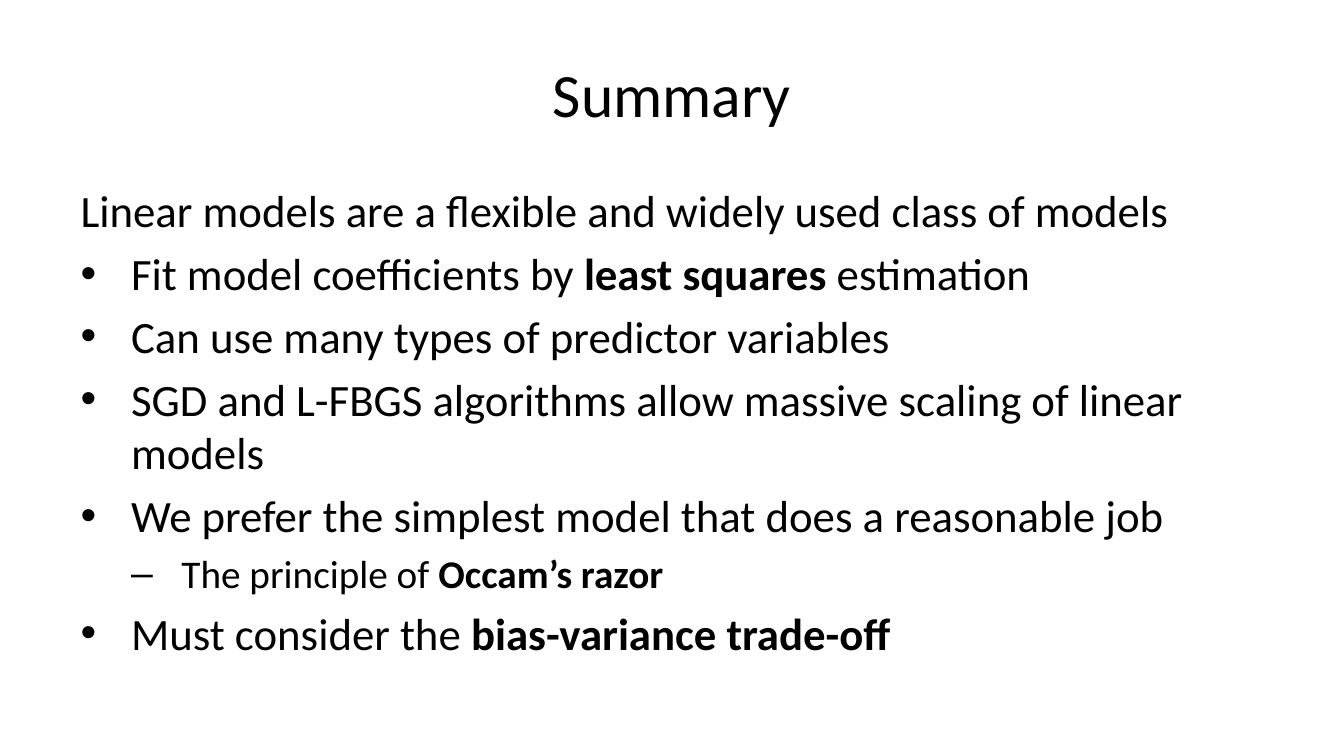
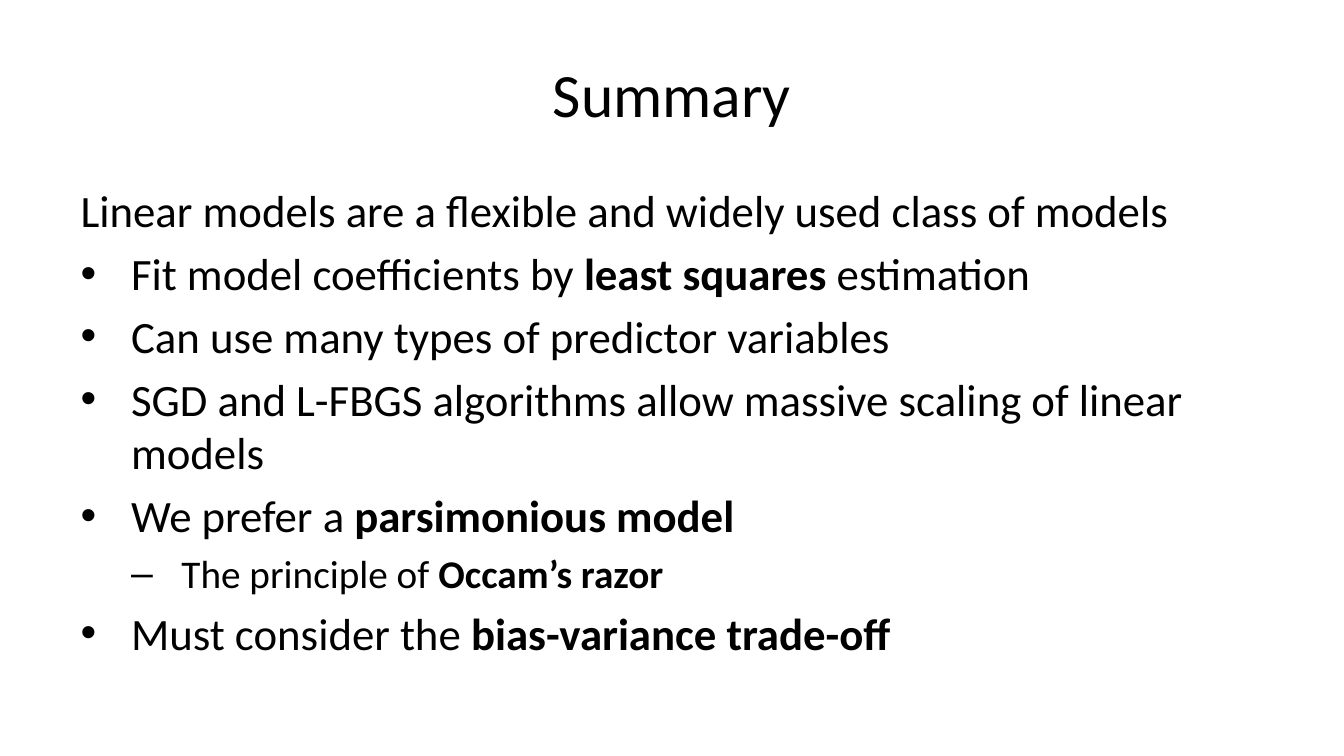
Before and after one commit to StephenElston/CSCI-E-83, a slide deck: slide 55 of LectureSlides/08_IntroductionToLinearModels.pptx (slide 54 before the commit). Drawn at 1344x756 pixels with LibreOffice and Linux fonts; fonts in the diff are those of the drawing. Boxes give left, top, right and bottom in pixels: in the first picture for what was removed or moved away, otherwise in the second. Text is boxed around its words. In the diff, an @@ line names an element or a change of style, - is before the commit and + after.

```diff
--- a/LectureSlides/08_IntroductionToLinearModels.pptx
+++ b/LectureSlides/08_IntroductionToLinearModels.pptx
@@ text at <box>131,500,734,540</box>: text changed; bold on @@
-• We prefer the simplest model that does a reasonable job
+• We prefer a parsimonious model
```
Also in this commit, not shown: 6 other slides changed, 1 slide added.
